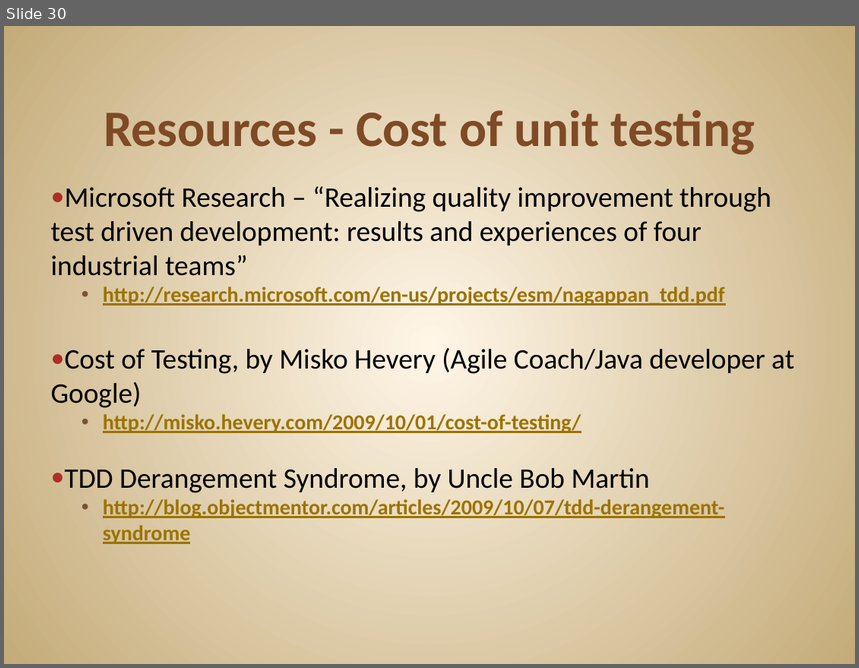
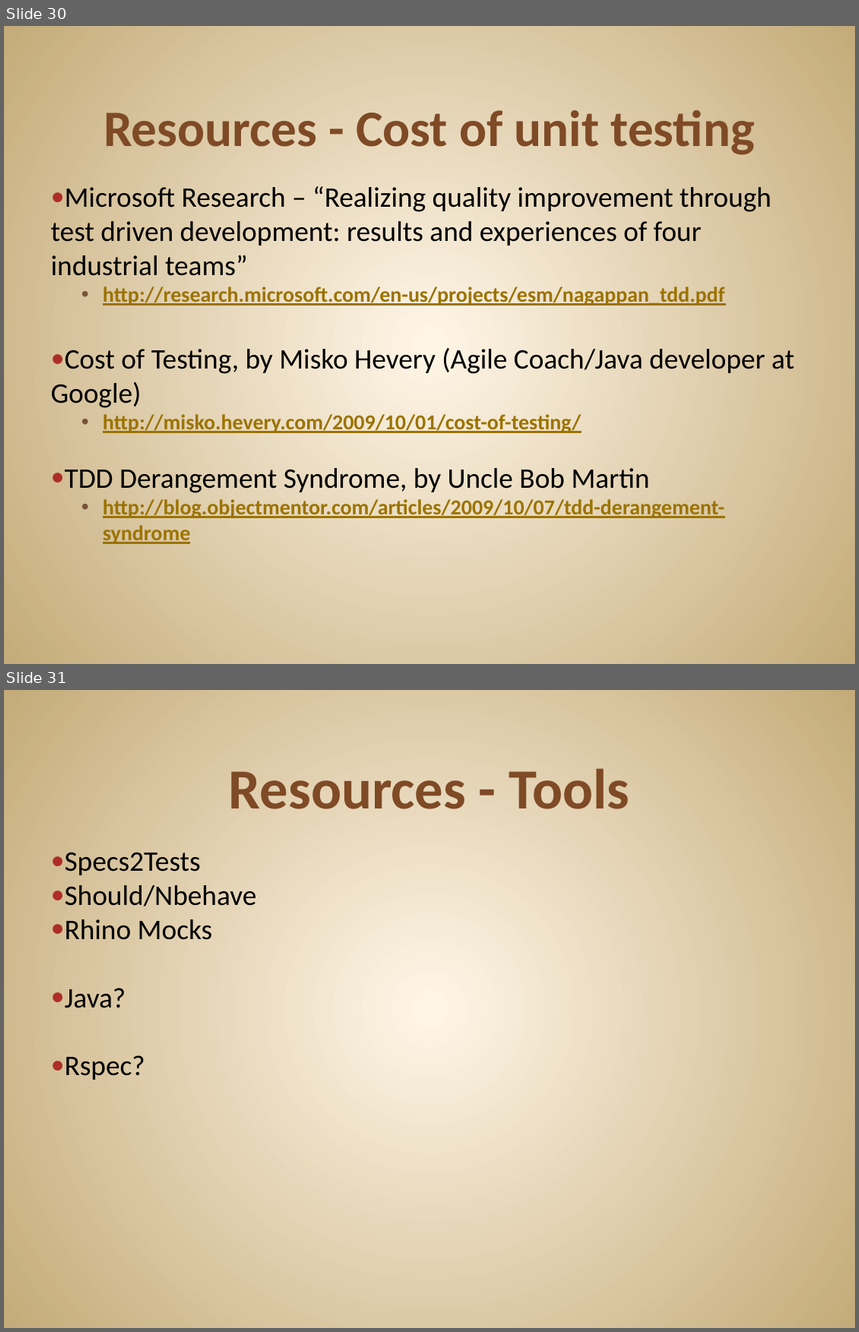
Before and after one commit to JonKruger/TDD-In-Action, a slide deck: TDD In Action.pptx. Shown one above the other, each under a label of ours: slide 30 before the commit, slides 30 and 31 after it. The pictures are 859x668 and 859x1332 pixels, drawn with LibreOffice and Linux fonts; fonts in the diff are those of the drawing. Boxes give left, top, right and bottom in pixels: in the first picture for what was removed or moved away, otherwise in the second. Text is boxed around its words. In the diff, an @@ line names an element or a change of style, - is before the commit and + after.

```diff
--- a/TDD In Action.pptx
+++ b/TDD In Action.pptx
@@ slide 31 added at (4,690,855,1328), background gradient #FFF7E8 to #C4AA7A @@
@@ title added at (229,768,630,809), 48 pt, text #804B26, bold @@
+Resources - Tools
@@ text added at (65,852,257,1080), 24 pt, text #000000 @@
+● Specs2Tests
+● Should/Nbehave
+● Rhino Mocks
+● Java?
+● Rspec?
```
